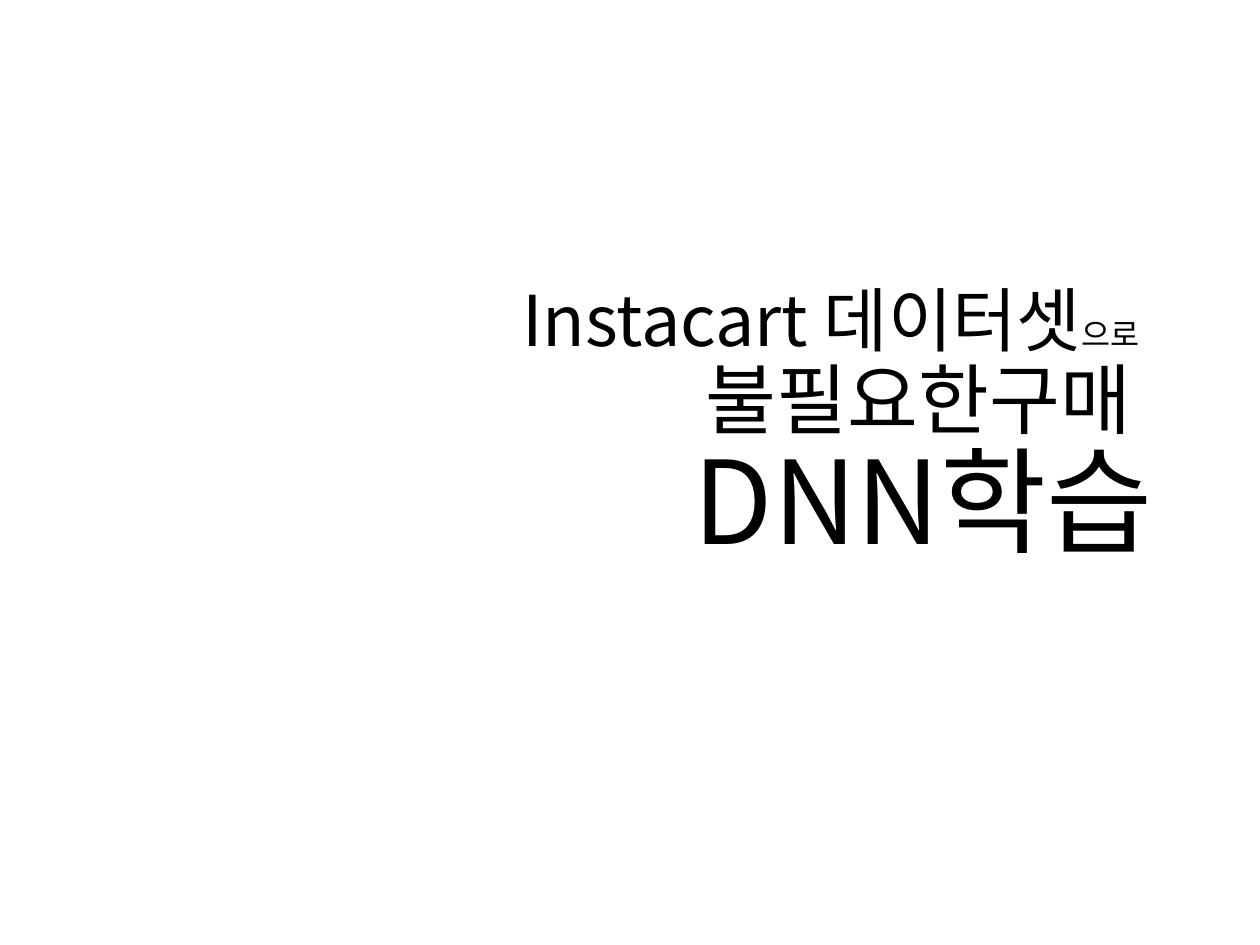
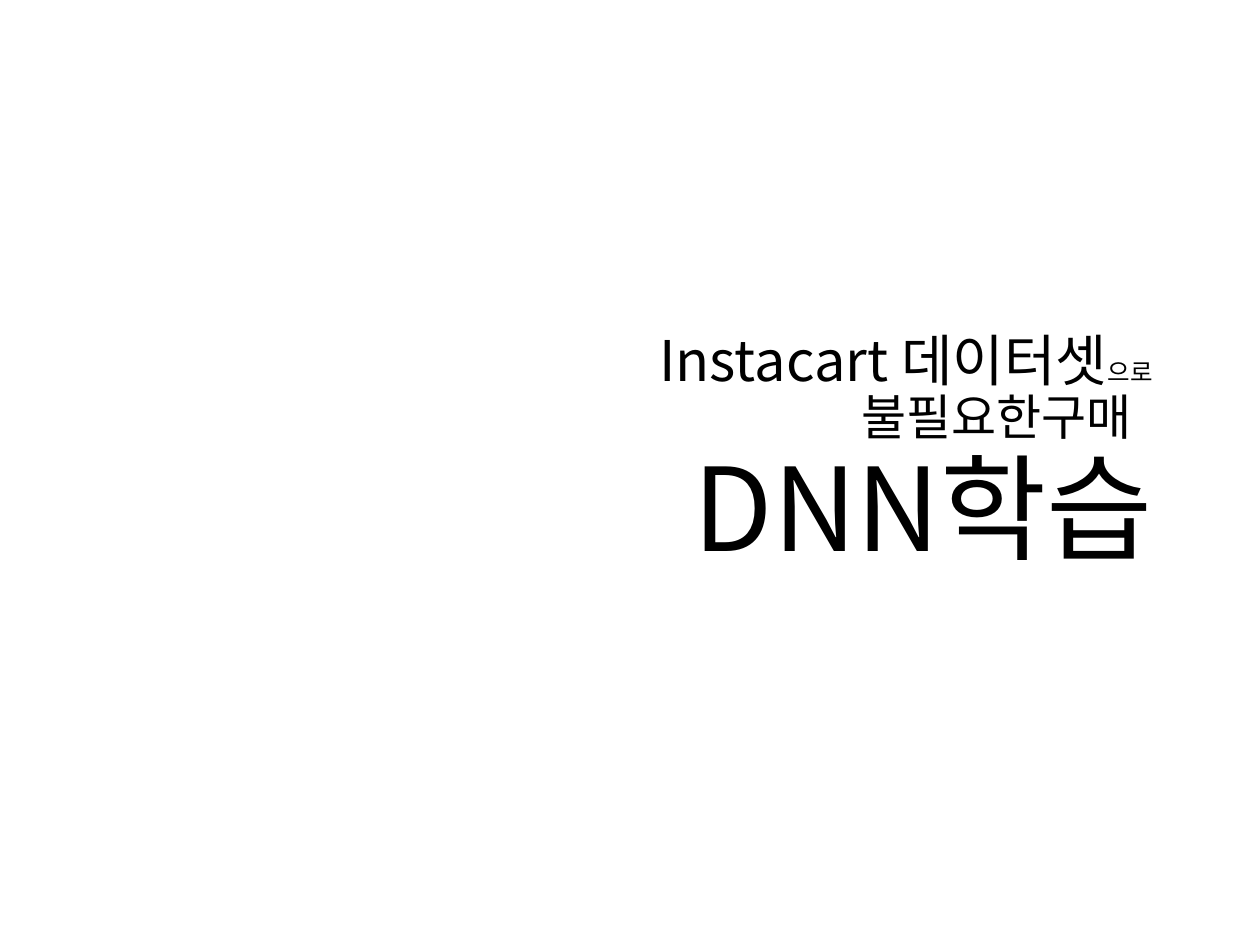
Before and after one commit to WasVelinn/1stPerSonalProjecT, a slide deck: slide 1 of 프레젠테이션1.pptx. Drawn at 1260x945 pixels with LibreOffice and Linux fonts; fonts in the diff are those of the drawing. Boxes give left, top, right and bottom in pixels: in the first picture for what was removed or moved away, otherwise in the second. Text is boxed around its words. In the diff, an @@ line names an element or a change of style, - is before the commit and + after.

```diff
--- a/프레젠테이션1.pptx
+++ b/프레젠테이션1.pptx
@@ subtitle added at [659, 334, 1153, 395], 32 pt, text #000000 @@
+Instacart 데이터셋으로
@@ title at [694, 385, 1153, 560]: text changed; size 40 to 28 pt @@
-Instacart 데이터셋으로
-불필요한구매
-DNN학습
+불필요한구매
+DNN학습
```
Also in this commit, not shown: 16 other slides changed, 10 slides added, 1 slide removed, 3 other files.
